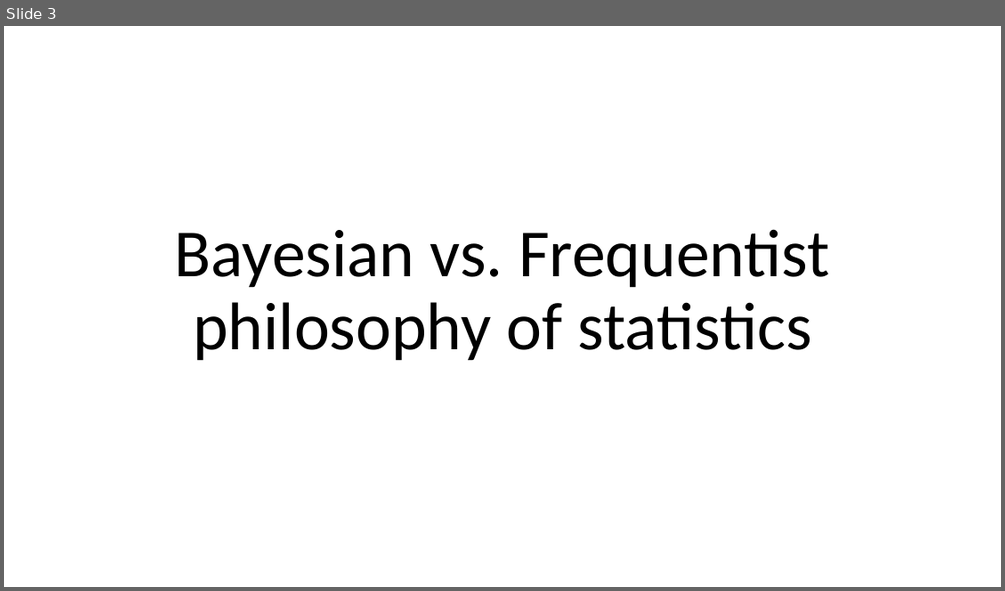
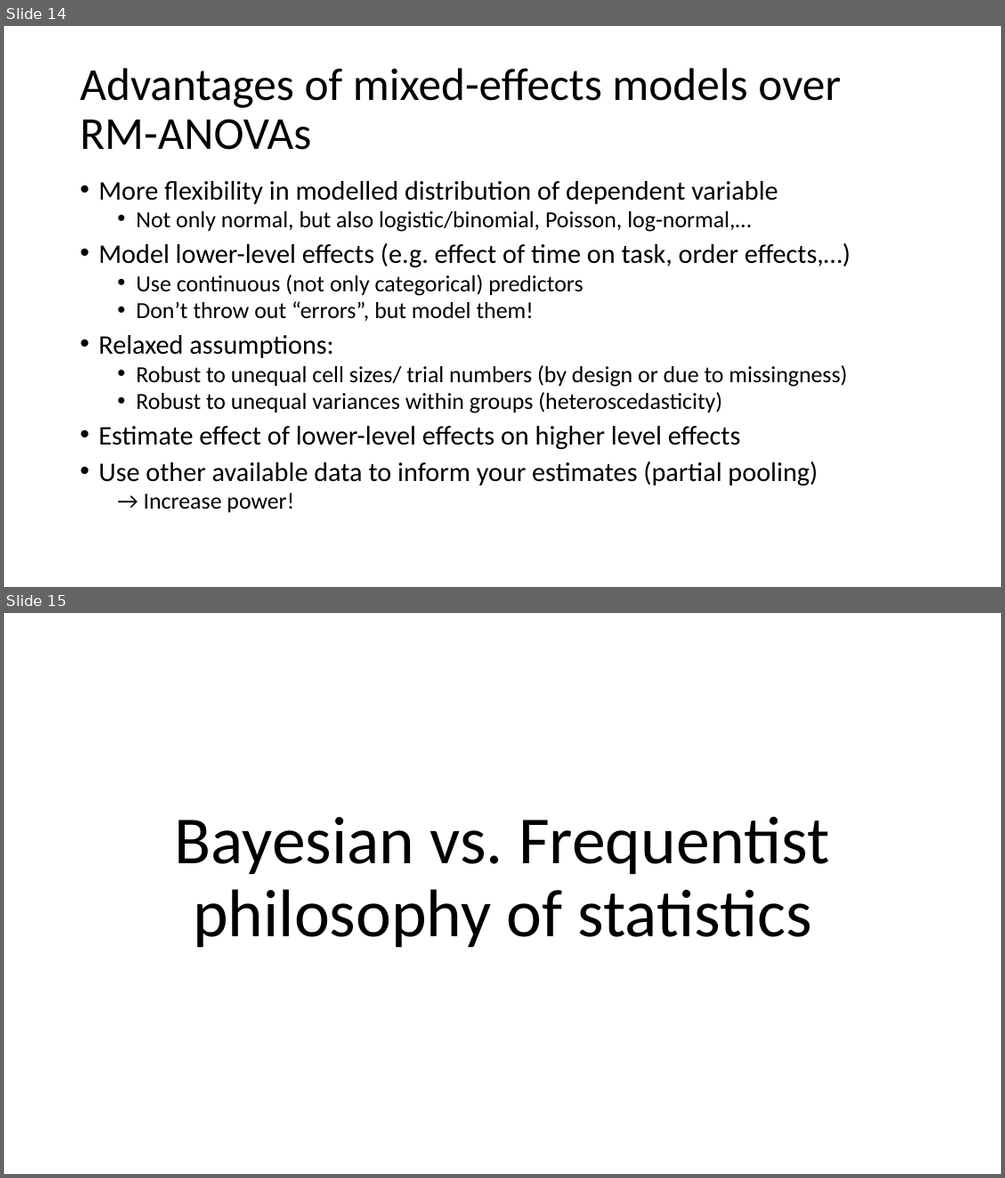
Before and after one commit to julianquandt/M3-brms-intro, a slide deck: intro_to_brms.pptx. Shown one above the other, each under a label of ours: slide 3 before the commit, slides 14 and 15 after it. The pictures are 1005x591 and 1005x1178 pixels, drawn with LibreOffice and Linux fonts; fonts in the diff are those of the drawing. Boxes give left, top, right and bottom in pixels: in the first picture for what was removed or moved away, otherwise in the second. Text is boxed around its words. In the diff, an @@ line names an element or a change of style, - is before the commit and + after.

Commit message:
Added initial part on philosophy of mixed models

```diff
--- a/intro_to_brms.pptx
+++ b/intro_to_brms.pptx
@@ slide 14 added at [4, 26, 1001, 587], background #FFFFFF @@
@@ title added at [80, 68, 841, 150], 44 pt, text #000000 @@
+Advantages of mixed-effects models over RM-ANOVAs
@@ text added at [98, 181, 850, 513], 22.2 pt, text #000000 @@
+• More flexibility in modelled distribution of dependent variable
+  • Not only normal, but also logistic/binomial, Poisson, log-normal,…
+• Model lower-level effects (e.g. effect of time on task, order effects,…)
+  • Use continuous (not only categorical) predictors
+  • Don’t throw out “errors”, but model them!
+• Relaxed assumptions:
+  • Robust to unequal cell sizes/ trial numbers (by design or due to missingness)
+  • Robust to unequal variances within groups (heteroscedasticity)
+• Estimate effect of lower-level effects on higher level effects
+• Use other available data to inform your estimates (partial pooling)
+  → Increase power!
@@ what was slide 3 is now slide 15 @@
```
Also in this commit, not shown: 3 slides changed, 12 other slides added, 2 slides removed.
